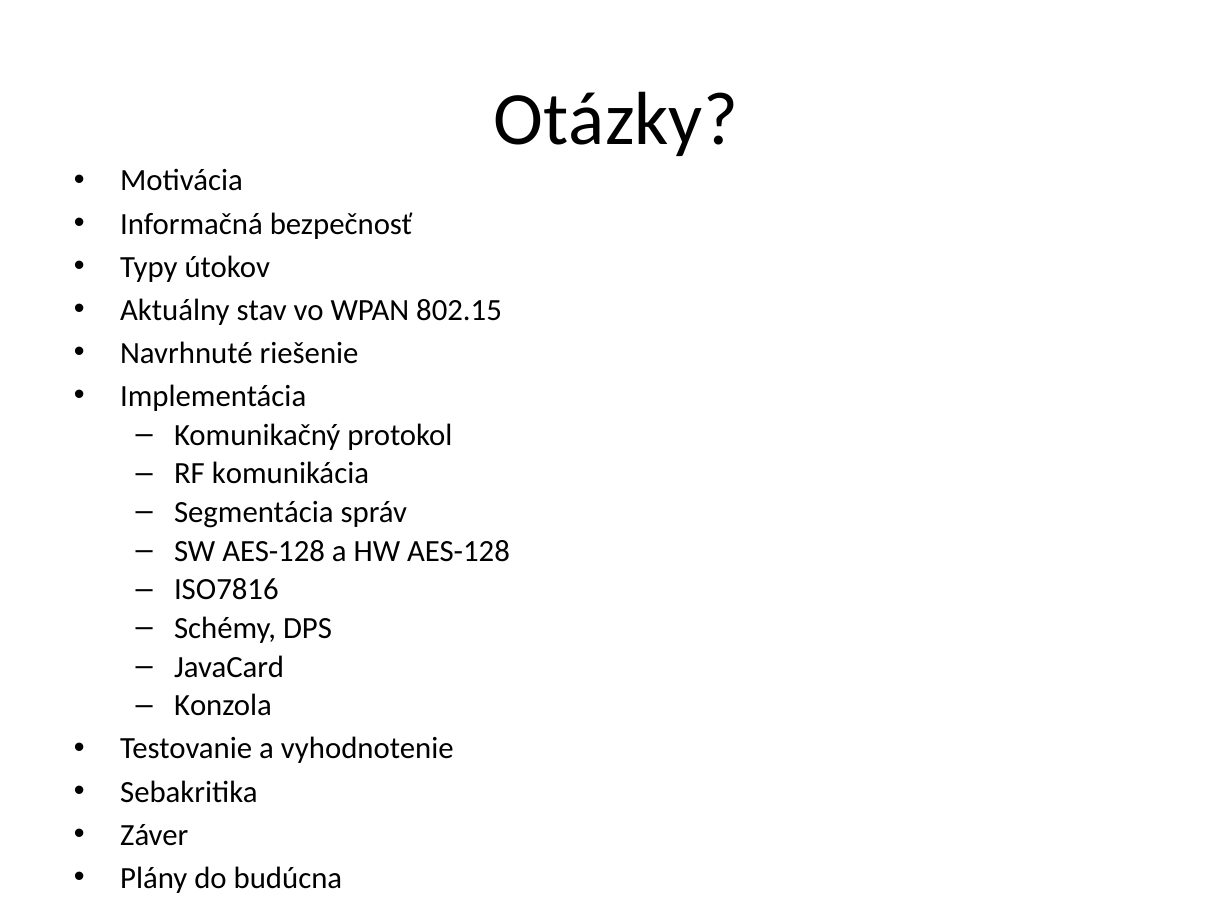
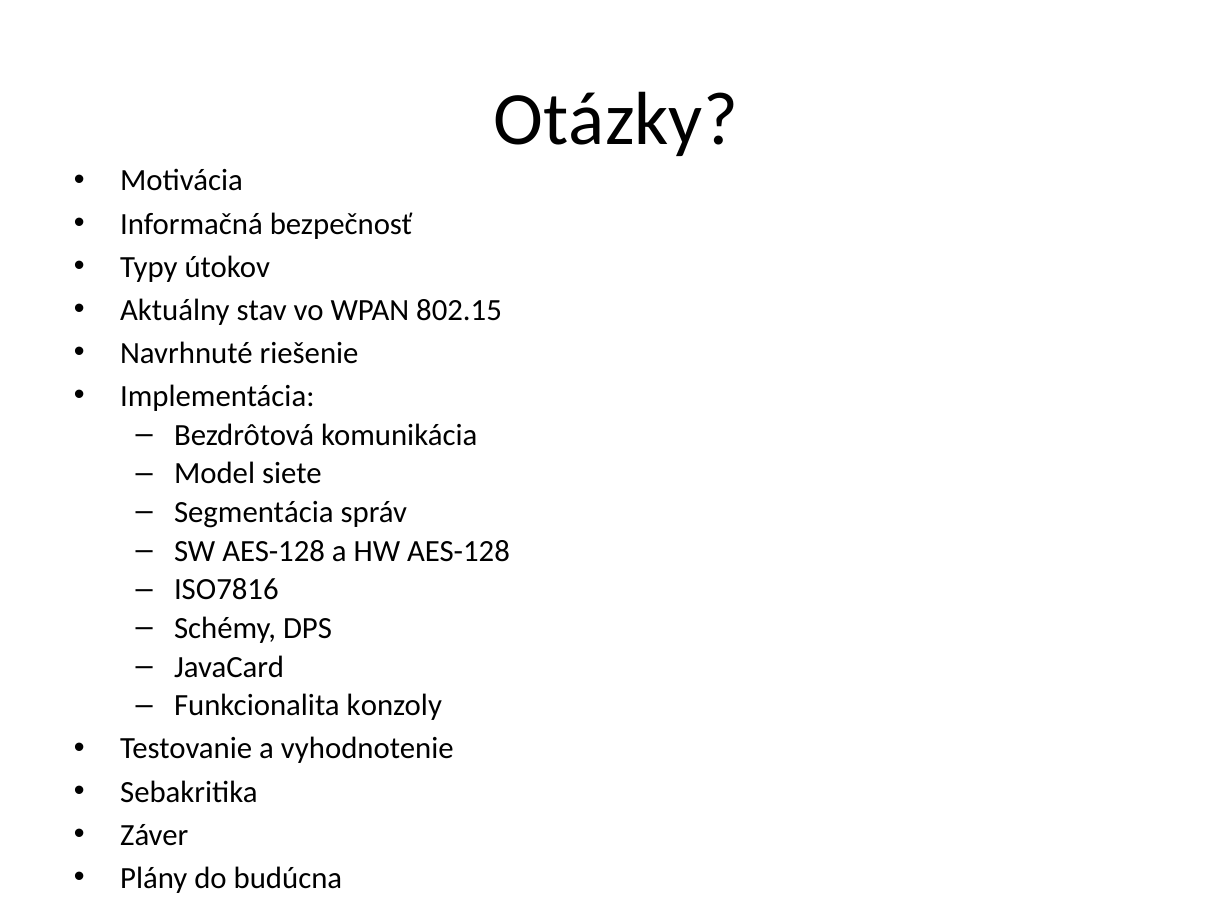
Before and after one commit to javacard-FOSS-applets/nrf6310-pca10007, a slide deck: slide 28 of Obhajoba/xdoubravsky_dp.pptx (slide 27 before the commit). Drawn at 1232x924 pixels with LibreOffice and Linux fonts; fonts in the diff are those of the drawing. Boxes give left, top, right and bottom in pixels: in the first picture for what was removed or moved away, otherwise in the second. Text is boxed around its words. In the diff, an @@ line names an element or a change of style, - is before the commit and + after.

```diff
--- a/Obhajoba/xdoubravsky_dp.pptx
+++ b/Obhajoba/xdoubravsky_dp.pptx
@@ text at (120, 384, 477, 484): text changed @@
-• Implementácia
-  – Komunikačný protokol
-  – RF komunikácia
+• Implementácia:
+  – Bezdrôtová komunikácia
+  – Model siete
@@ text at (174, 693, 442, 720): text changed @@
-  – Konzola
+  – Funkcionalita konzoly
```
Also in this commit, not shown: 10 other slides changed, 2 slides added, 1 other file.
